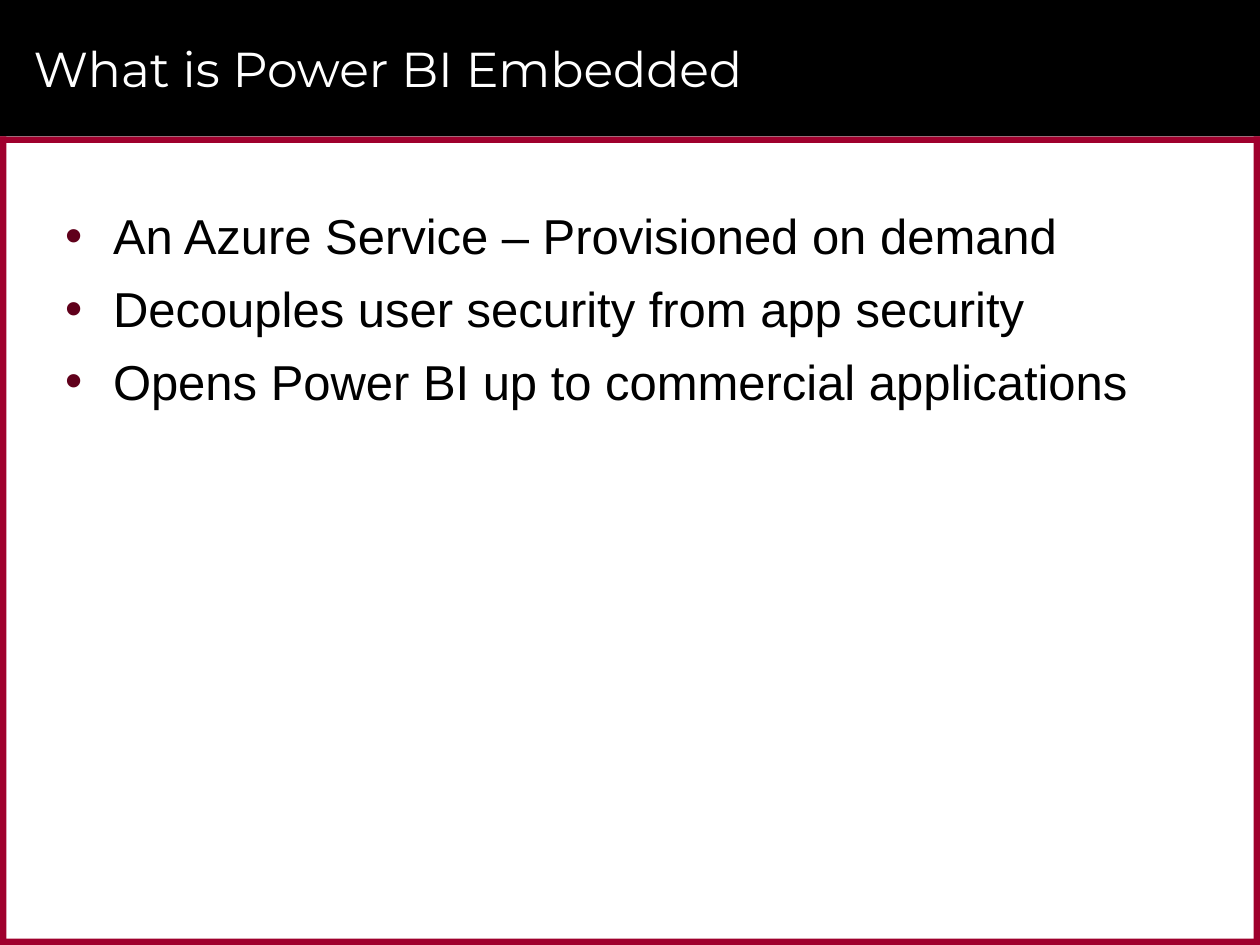
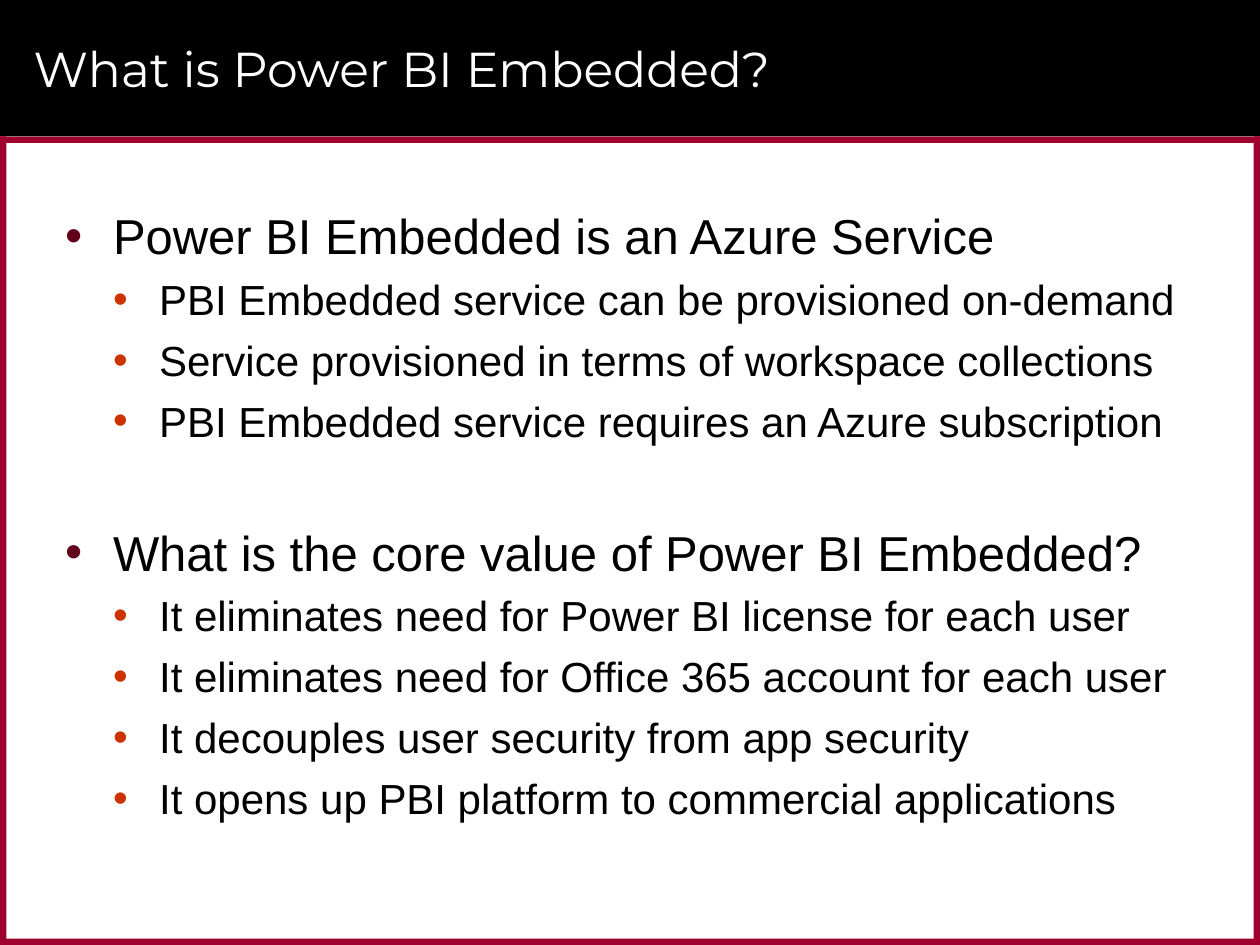
Before and after one commit to CriticalPathTraining/PowerBiEmbedded, a slide deck: slide 5 of Developing Custom Applications using Power BI Embedded.pptx (slide 6 before the commit). Drawn at 1260x945 pixels with LibreOffice and Linux fonts; fonts in the diff are those of the drawing; background and template pictures are left out. Boxes give left, top, right and bottom in pixels: in the first picture for what was removed or moved away, otherwise in the second. Text is boxed around its words. In the diff, an @@ line names an element or a change of style, - is before the commit and + after.

```diff
--- a/Developing Custom Applications using Power BI Embedded.pptx
+++ b/Developing Custom Applications using Power BI Embedded.pptx
@@ title at [34,50,770,88]: text changed @@
-What is Power BI Embedded
+What is Power BI Embedded?
@@ text at [113,218,1174,823]: text changed; size 28 to 24 pt @@
-• An Azure Service – Provisioned on demand
-• Decouples user security from app security
-• Opens Power BI up to commercial applications
+• Power BI Embedded is an Azure Service
+  • PBI Embedded service can be provisioned on-demand
+  • Service provisioned in terms of workspace collections
+  • PBI Embedded service requires an Azure subscription
+• What is the core value of Power BI Embedded?
+  • It eliminates need for Power BI license for each user
+  • It eliminates need for Office 365 account for each user
+  • It decouples user security from app security
+  • It opens up PBI platform to commercial applications
```
Also in this commit, not shown: 19 other slides changed, 3 slides added, 8 slides removed, 4 other files.
